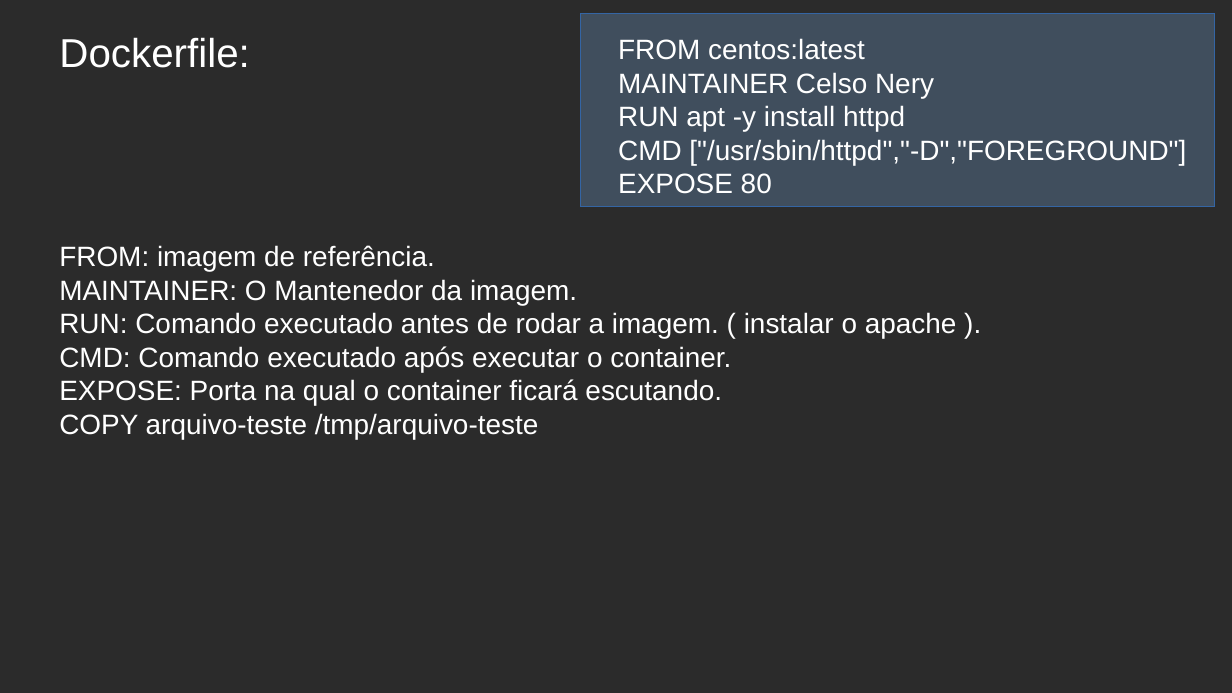
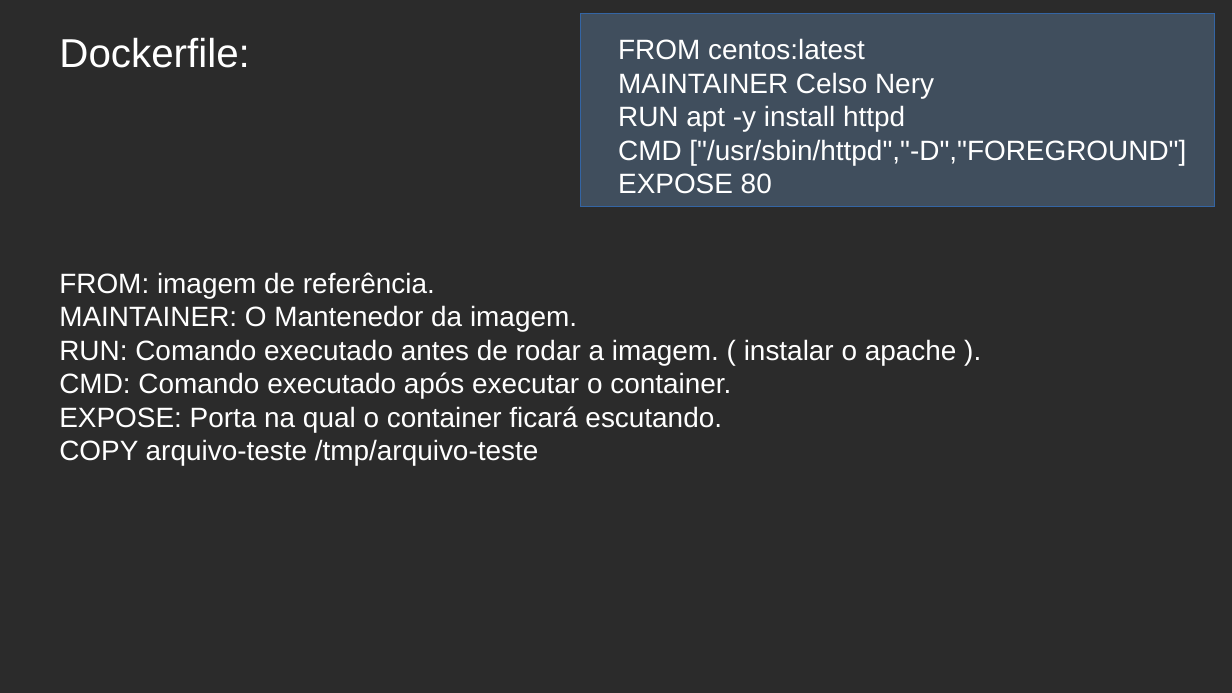
Before and after one commit to celsonery/kubernetes-docs, a slide deck: slide 8 of apresentacao_docker_kubernetes/apresentacao.odp. Drawn at 1232x693 pixels with LibreOffice and Linux fonts; fonts in the diff are those of the drawing; background and template pictures are left out; a plain dark background stands for a picture behind light text. Boxes give left, top, right and bottom in pixels: in the first picture for what was removed or moved away, otherwise in the second. Text is boxed around its words. In the diff, an @@ line names an element or a change of style, - is before the commit and + after.

```diff
--- a/apresentacao_docker_kubernetes/apresentacao.odp
+++ b/apresentacao_docker_kubernetes/apresentacao.odp
@@ text "FROM: imagem de referência.": place and size @@
-text "FROM: imagem de referência." at [59,245,957,439]
+text "FROM: imagem de referência." at [59,272,957,465]
```
Also in this commit, not shown: 1 other file.
